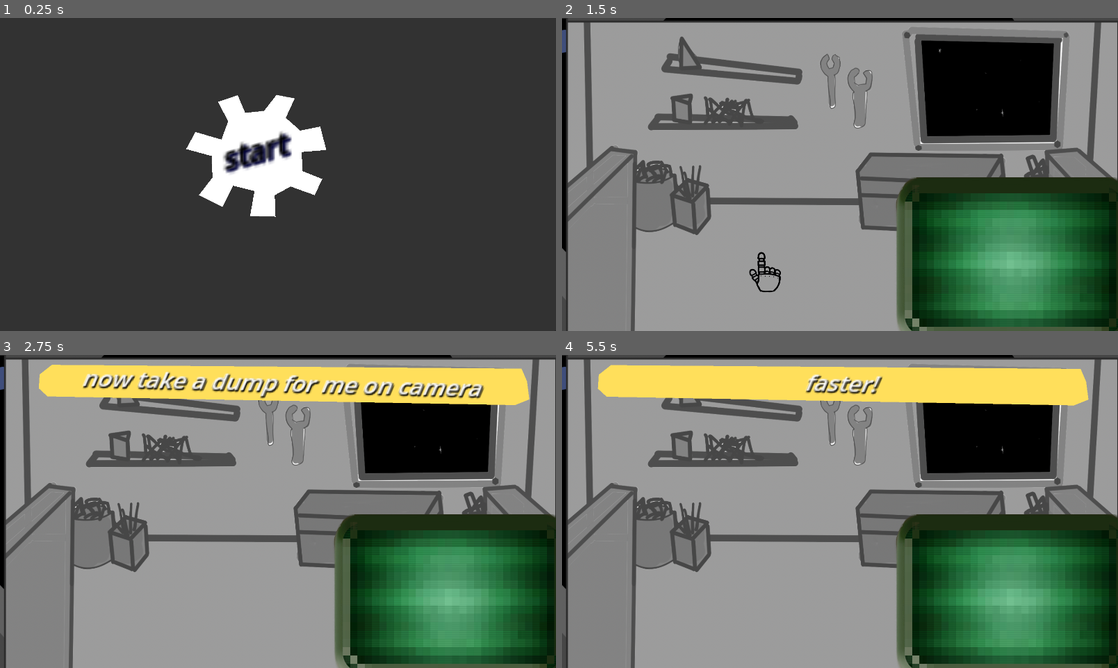
Above: before the commit, frames 1-4 (two rows, left to right).
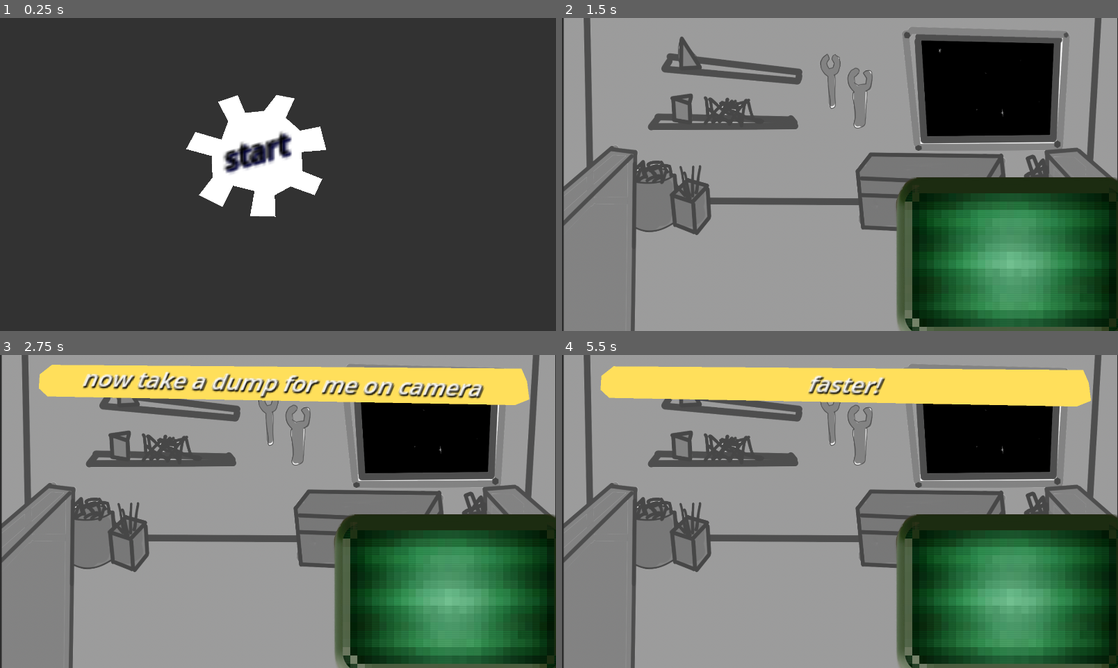
Above: after the commit, the same moments.

Repository: enderpyy/machina
Game: Godot game, scene res://scenes/root.tscn
The game is run twice, just before and just after one commit, with the same random seed, the same clock (stepped at 60 frames per second) and the same inputs.
Inputs (mouse positions are in pixels of both pictures, inside the frame that each line leads up to):
- Up to frame 1 (0.25 s): no input
- Up to frame 2 (1.5 s): tap Enter at 0.5 s; move the mouse to (823, 152) at 0.52 s; hold A (bag, bound only before the commit) 0.53-1.28 s; click (823, 152) at 0.67 s; move the mouse to (762, 252) at 1.27 s; tap A (bag, bound only before the commit) at 1.35 s; click (762, 252) at 1.42 s
- Up to frame 3 (2.75 s): move the mouse to (333, 442) at 2.02 s; press the mouse at (333, 442) at 2.03 s; tap A (bag, bound only before the commit) at 2.3 s
- Up to frame 4 (5.5 s): tap Space at 2.75 s; move the mouse to (812, 574) at 2.77 s; release the mouse at (812, 574) at 2.78 s; tap A (bag, bound only before the commit) at 2.85, 4.55 s; click (812, 574) at 2.92 s; move the mouse to (1006, 558) at 3.52 s; hold A (bag, bound only before the commit) 3.53-4.28 s; click (1006, 558) at 3.67 s; tap Enter at 4.25 s; move the mouse to (673, 464) at 4.27 s; click (673, 464) at 4.35 s; move the mouse to (867, 511) at 5.02 s; hold A (bag, bound only before the commit) from 5.03 s (still down); click (867, 511) at 5.17 s

The runs differ from the first frame. In frame 2, 2.8% of the frame differs, in the area x 0-100%, y 0-100%; in frame 3, 2.6%; in frame 4, 4.2%.

Commit message:
input map and mouse disable

Diff:
--- a/machina/project.godot
+++ b/machina/project.godot
@@ -37,9 +37,28 @@
 "events": [Object(InputEventMouseButton,"resource_local_to_scene":false,"resource_name":"","device":-1,"window_id":0,"a …(253 unchanged characters)…
 ]
 }
-bag={
+left={
 "deadzone": 0.2,
 "events": [Object(InputEventKey,"resource_local_to_scene":false,"resource_name":"","device":-1,"window_id":0,"alt_press …(191 unchanged characters)…
+, Object(InputEventKey,"resource_local_to_scene":false,"resource_name":"","device":-1,"window_id":0,"alt_pressed":false,"shift_pressed":false,"ctrl_pressed":false,"meta_pressed":false,"pressed":false,"keycode":0,"physical_keycode":4194319,"key_label":0,"unicode":0,"location":0,"echo":false,"script":null)
+]
+}
+right={
+"deadzone": 0.2,
+"events": [Object(InputEventKey,"resource_local_to_scene":false,"resource_name":"","device":-1,"window_id":0,"alt_pressed":false,"shift_pressed":false,"ctrl_pressed":false,"meta_pressed":false,"pressed":false,"keycode":0,"physical_keycode":4194321,"key_label":0,"unicode":0,"location":0,"echo":false,"script":null)
+, Object(InputEventKey,"resource_local_to_scene":false,"resource_name":"","device":-1,"window_id":0,"alt_pressed":false,"shift_pressed":false,"ctrl_pressed":false,"meta_pressed":false,"pressed":false,"keycode":0,"physical_keycode":68,"key_label":0,"unicode":100,"location":0,"echo":false,"script":null)
+]
+}
+up={
+"deadzone": 0.2,
+"events": [Object(InputEventKey,"resource_local_to_scene":false,"resource_name":"","device":-1,"window_id":0,"alt_pressed":false,"shift_pressed":false,"ctrl_pressed":false,"meta_pressed":false,"pressed":false,"keycode":0,"physical_keycode":4194320,"key_label":0,"unicode":0,"location":0,"echo":false,"script":null)
+, Object(InputEventKey,"resource_local_to_scene":false,"resource_name":"","device":-1,"window_id":0,"alt_pressed":false,"shift_pressed":false,"ctrl_pressed":false,"meta_pressed":false,"pressed":false,"keycode":0,"physical_keycode":87,"key_label":0,"unicode":119,"location":0,"echo":false,"script":null)
+]
+}
+down={
+"deadzone": 0.2,
+"events": [Object(InputEventKey,"resource_local_to_scene":false,"resource_name":"","device":-1,"window_id":0,"alt_pressed":false,"shift_pressed":false,"ctrl_pressed":false,"meta_pressed":false,"pressed":false,"keycode":0,"physical_keycode":4194322,"key_label":0,"unicode":0,"location":0,"echo":false,"script":null)
+, Object(InputEventKey,"resource_local_to_scene":false,"resource_name":"","device":-1,"window_id":0,"alt_pressed":false,"shift_pressed":false,"ctrl_pressed":false,"meta_pressed":false,"pressed":false,"keycode":0,"physical_keycode":83,"key_label":0,"unicode":115,"location":0,"echo":false,"script":null)
 ]
 }
 
--- a/machina/scenes/repair_bay.tscn
+++ b/machina/scenes/repair_bay.tscn
@@ -14,8 +14,8 @@
 script = ExtResource("1_3yplu")
 
 [node name="bg_pixelator" type="Sprite2D" parent="."]
-position = Vector2(970, 548)
-scale = Vector2(1.10034, 1.1004)
+position = Vector2(959.75, 540)
+scale = Vector2(1.08872, 1.08434)
 texture = ExtResource("1_soafe")
 
 [node name="scale" type="Node2D" parent="bg_pixelator"]
--- a/machina/scenes/root.tscn
+++ b/machina/scenes/root.tscn
@@ -1,15 +1,23 @@
-[gd_scene load_steps=4 format=3 uid="uid://cwi33bifrml4c"]
+[gd_scene load_steps=5 format=3 uid="uid://cwi33bifrml4c"]
 
 [ext_resource type="Script" uid="uid://bjuelc3l70kh8" path="res://scripts/root.gd" id="1_j5px3"]
+[ext_resource type="PackedScene" uid="uid://bu4pr1qnjslwc" path="res://scenes/announcer.tscn" id="2_sqa0i"]
 [ext_resource type="PackedScene" uid="uid://bvjv2djhp1wx8" path="res://scenes/mouse.tscn" id="2_twpsu"]
 [ext_resource type="PackedScene" uid="uid://dq011oiegks74" path="res://scenes/main_menu.tscn" id="3_lrqlo"]
 
 [node name="root" type="Node2D"]
 script = ExtResource("1_j5px3")
 
+[node name="Camera2D" type="Camera2D" parent="."]
+offset = Vector2(960, 540)
+
+[node name="Announcer" parent="Camera2D" instance=ExtResource("2_sqa0i")]
+z_index = 1
+
 [node name="mouse" parent="." instance=ExtResource("2_twpsu")]
 z_index = 3
 z_as_relative = false
+disable_custom_mouse = true
 
 [node name="Main Menu" parent="." instance=ExtResource("3_lrqlo")]
 z_index = 1
--- a/machina/scripts/fnaf_base.gd
+++ b/machina/scripts/fnaf_base.gd
@@ -2,9 +2,8 @@
 
 var level := 0
 
-var announcer: Announcer = preload("res://scenes/announcer.tscn").instantiate()
-func _ready():
-	add_child(announcer)
+@onready var root = get_parent()
+@onready var announcer: Announcer = root.announcer
 
 @onready var bays = [$'Repair Bay 5']
 
@@ -22,6 +21,3 @@
 			# code for level 1
 
 		2: pass
-
-func _process(_d):
-	pass
--- a/machina/scripts/mouse.gd
+++ b/machina/scripts/mouse.gd
@@ -4,6 +4,7 @@
 @onready var mouse_movement_center = center
 @onready var mouse_delta := Vector2.ZERO # filled by _input function here
 
+@export var disable_custom_mouse := false
 @export var mouse_slippery := 1.0 # 1 for no slip, 2 to 150 for varying slip
 @export var mouse_damping := 1.0 # 1.0 is no damping, decrease for more damping. multiplied into the mouse velocity every frame
 
@@ -11,7 +12,8 @@
 var mouse_velocity := Vector2.ZERO
 
 func _ready():
-	Input.set_mouse_mode(Input.MOUSE_MODE_HIDDEN)
+	if not disable_custom_mouse:
+		Input.set_mouse_mode(Input.MOUSE_MODE_HIDDEN)
 	# INIT MOUSE POSITIONS
 	position = center
 	globals.mpos = center
@@ -28,8 +30,11 @@
 
 
 func _process(_d):
+	if disable_custom_mouse:
+		hide()
+		return
+
 	if mouse_trapped:
-		prints(get_viewport().get_mouse_position())
 		mouse_delta = get_global_mouse_position() - mouse_movement_center # amount mouse has moved since the previous warp_mouse
 		if mouse_slippery == 1:
 			globals.mpos += mouse_delta # mouse delta filled by _input
--- a/machina/scripts/root.gd
+++ b/machina/scripts/root.gd
@@ -4,6 +4,8 @@
 @onready var menu = $"Main Menu"
 @onready var resolution := get_viewport().get_visible_rect().size
 @onready var center := resolution / 2
+@onready var camera = $Camera2D
+@onready var announcer = $Camera2D/Announcer
 
 var FNAF_base = preload("res://scenes/fnaf_base.tscn")
 
